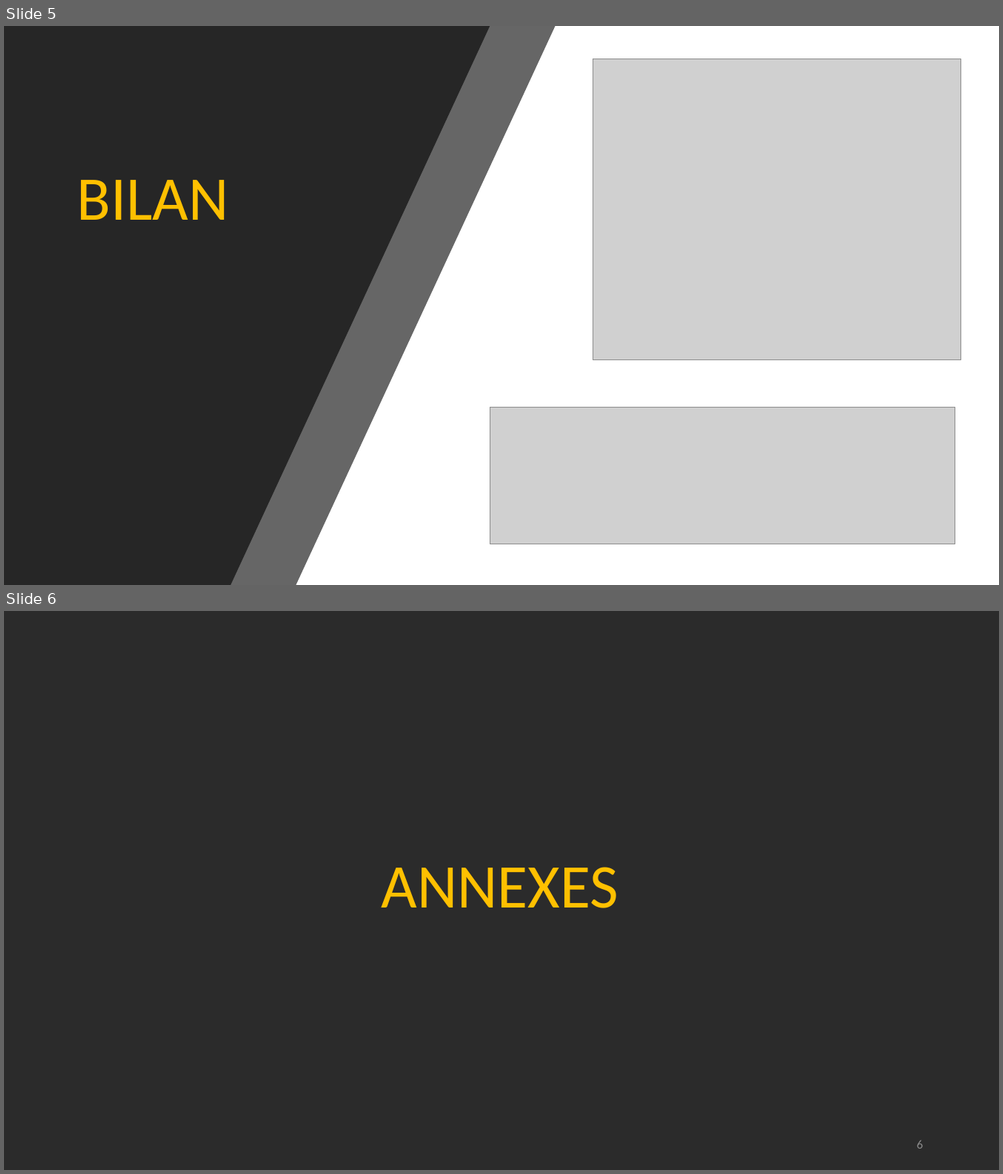
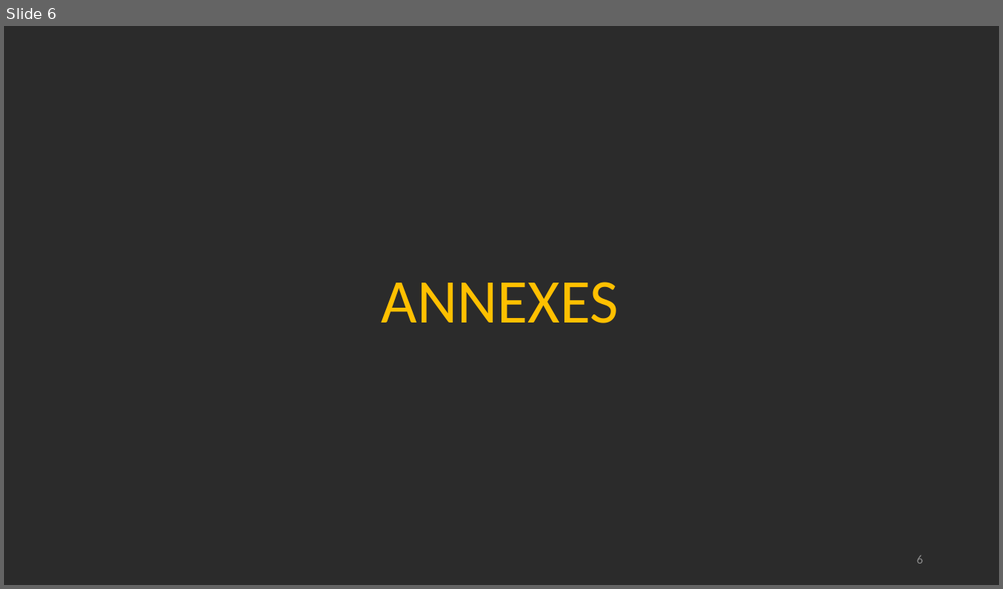
Before and after one commit to Victor-Mom/Projet-Tut-Documentation, a slide deck: Soutenance/Diaporama soutenance.pptx. Shown one above the other, each under a label of ours: slides 5 and 6 before the commit, slide 6 after it. The pictures are 1003x1174 and 1003x589 pixels, drawn with LibreOffice and Linux fonts; fonts in the diff are those of the drawing; grey boxes stand for pictures; background and template pictures are left out; a plain dark background stands for a picture behind light text. Boxes give left, top, right and bottom in pixels: in the first picture for what was removed or moved away, otherwise in the second. Text is boxed around its words. In the diff, an @@ line names an element or a change of style, - is before the commit and + after.

```diff
--- a/Soutenance/Diaporama soutenance.pptx
+++ b/Soutenance/Diaporama soutenance.pptx
@@ slide 5 removed at [4, 26, 999, 585], background #000000 @@
@@ rectangle removed at [4, 26, 999, 585] @@
@@ freeform shape removed at [4, 26, 555, 585] @@
@@ freeform shape removed at [4, 26, 489, 585] @@
@@ picture removed at [593, 59, 961, 360] @@
@@ title removed at [77, 180, 229, 220] @@
-BILAN
@@ picture removed at [489, 407, 956, 545] @@
```
Also in this commit, not shown: 2 slides added.
